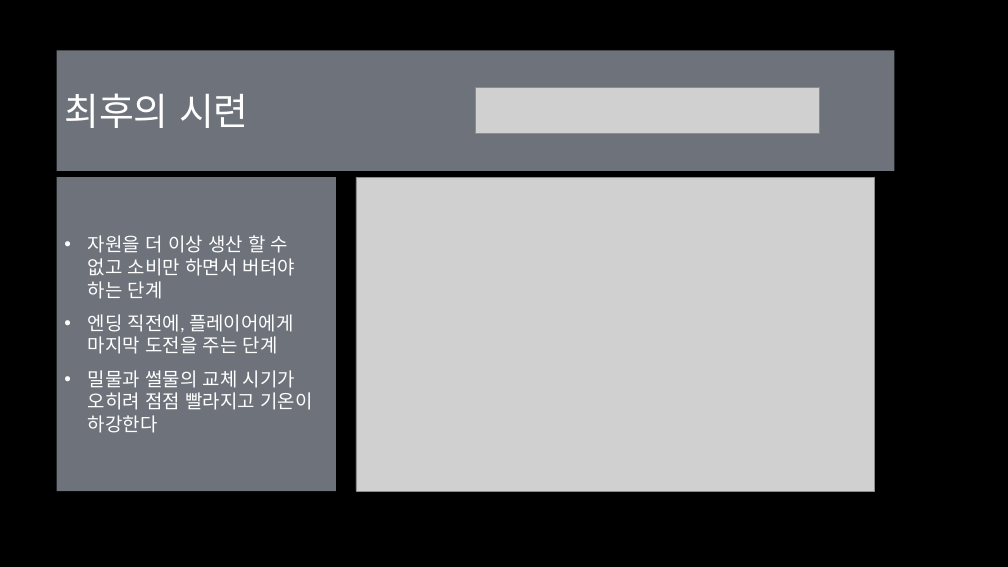
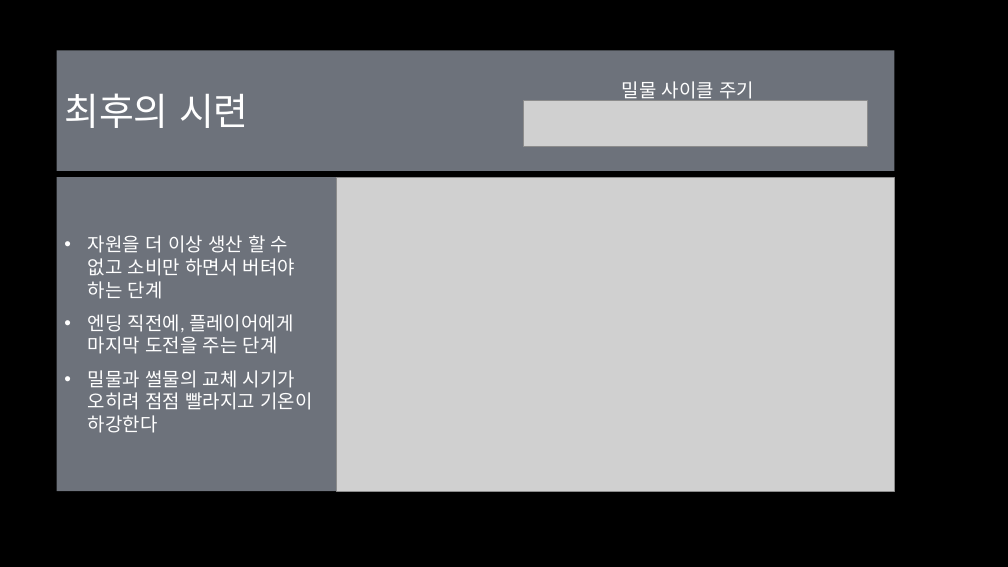
Before and after one commit to Eva-go/Capstone_Project, a slide deck: slide 9 of 문서/마지막 달 조영환,김태현,양영현.pptx (slide 8 before the commit). Drawn at 1008x567 pixels with LibreOffice and Linux fonts; fonts in the diff are those of the drawing; grey boxes stand for pictures; background and template pictures are left out. Boxes give left, top, right and bottom in pixels: in the first picture for what was removed or moved away, otherwise in the second. Text is boxed around its words. In the diff, an @@ line names an element or a change of style, - is before the commit and + after.

```diff
--- a/문서/마지막 달 조영환,김태현,양영현.pptx
+++ b/문서/마지막 달 조영환,김태현,양영현.pptx
@@ text added at [622,81,754,102], 18 pt, text #FFFFFF @@
+밀물 사이클 주기
@@ picture: place and size @@
-picture at [476,87,820,133]
+picture at [523,100,867,146]
@@ picture: place and size @@
-picture at [356,177,875,491]
+picture at [337,177,895,491]
```
Also in this commit, not shown: 11 other slides changed, 8 slides added.
